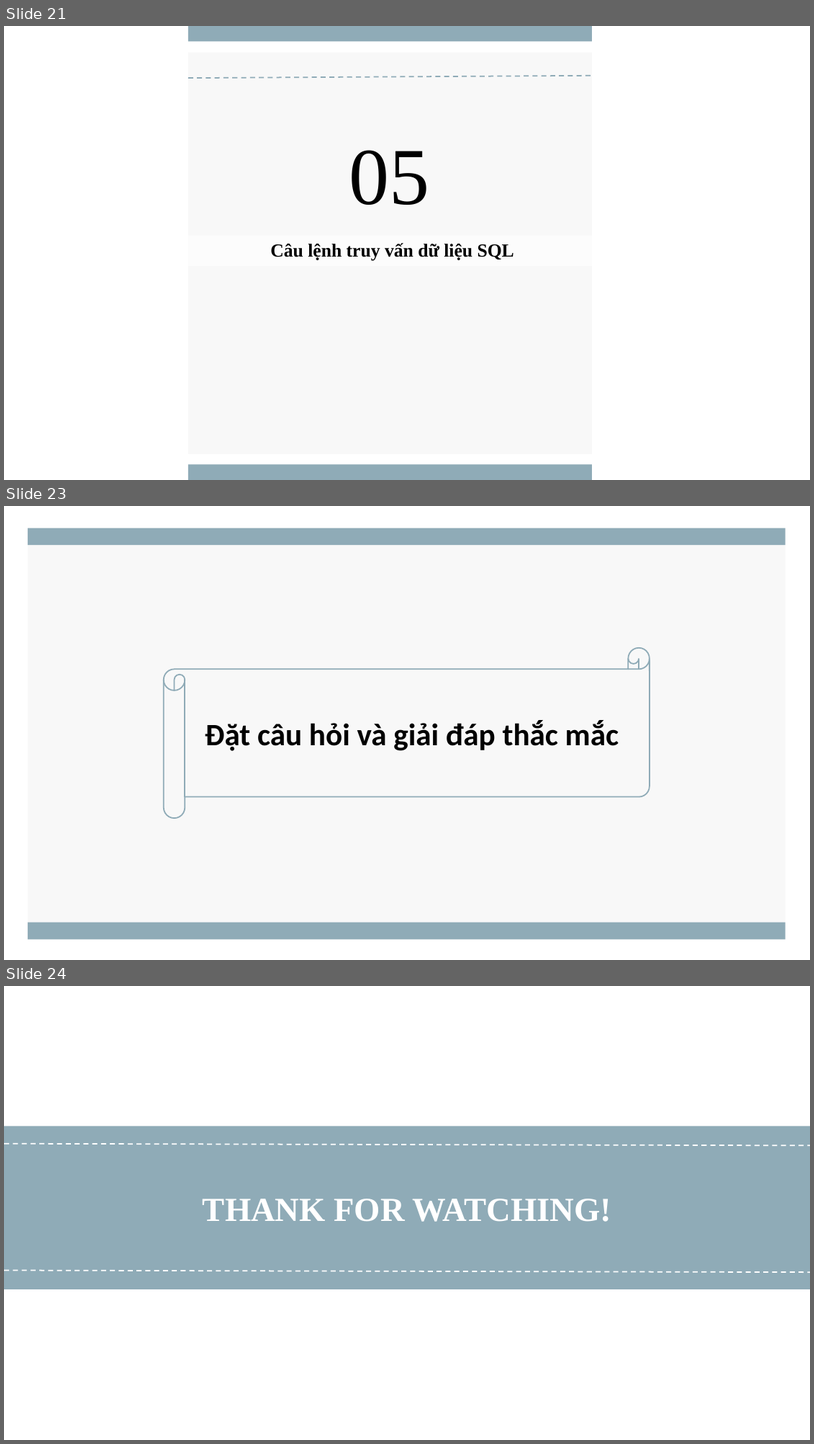
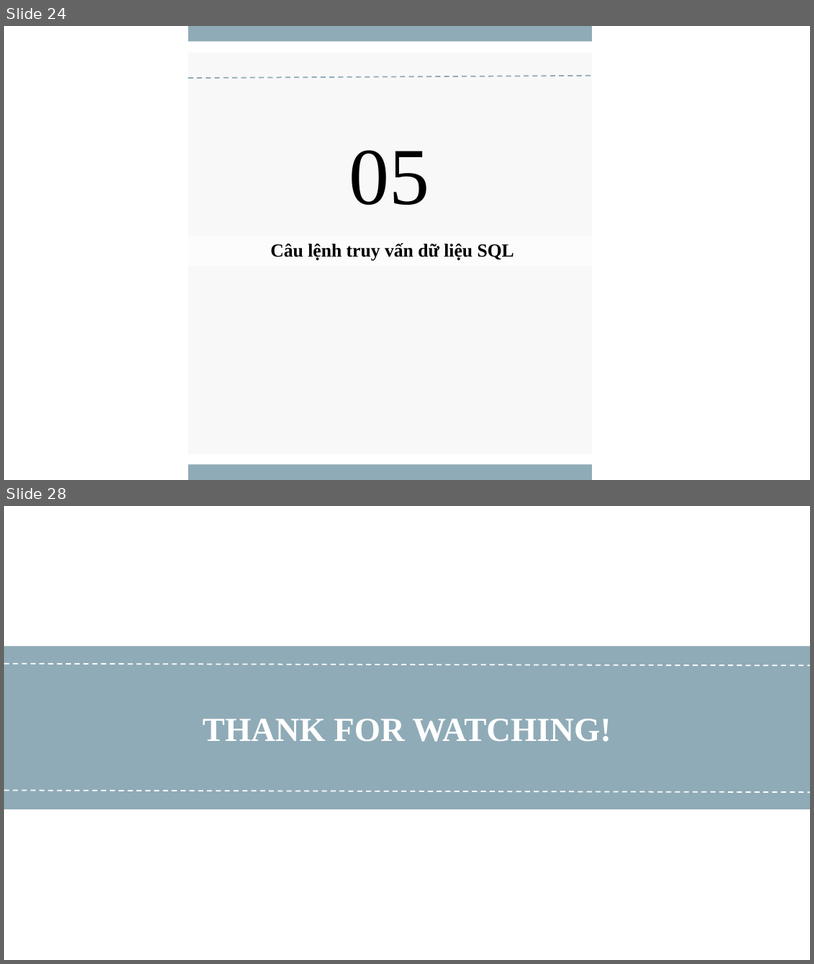
Before and after one commit to dinhminhlh/Major-Assignment-DataBase, a slide deck: CSDL_1_2_22_N04_NHOM07_Loading.pptx. Shown one above the other, each under a label of ours: slides 21, 23 and 24 before the commit, slides 24 and 28 after it; the slides between them are not shown. The pictures are 814x1444 and 814x964 pixels, drawn with LibreOffice and Linux fonts; fonts in the diff are those of the drawing. Boxes give left, top, right and bottom in pixels: in the first picture for what was removed or moved away, otherwise in the second. Text is boxed around its words. In the diff, an @@ line names an element or a change of style, - is before the commit and + after.

```diff
--- a/CSDL_1_2_22_N04_NHOM07_Loading.pptx
+++ b/CSDL_1_2_22_N04_NHOM07_Loading.pptx
@@ slide 23 removed at bbox=[4, 506, 810, 960], background #FFFFFF @@
@@ rectangle removed at bbox=[28, 528, 786, 939] @@
@@ rectangle removed at bbox=[28, 528, 786, 545] @@
@@ horizontal scroll removed at bbox=[164, 648, 650, 818] @@
-Đặt câu hỏi và giải đáp thắc mắc
@@ rectangle removed at bbox=[28, 922, 786, 939] @@
@@ what was slide 21 is now slide 24 @@
@@ what was slide 24 is now slide 28 @@
```
Also in this commit, not shown: 9 slides changed, 5 slides added, 5 other files.
